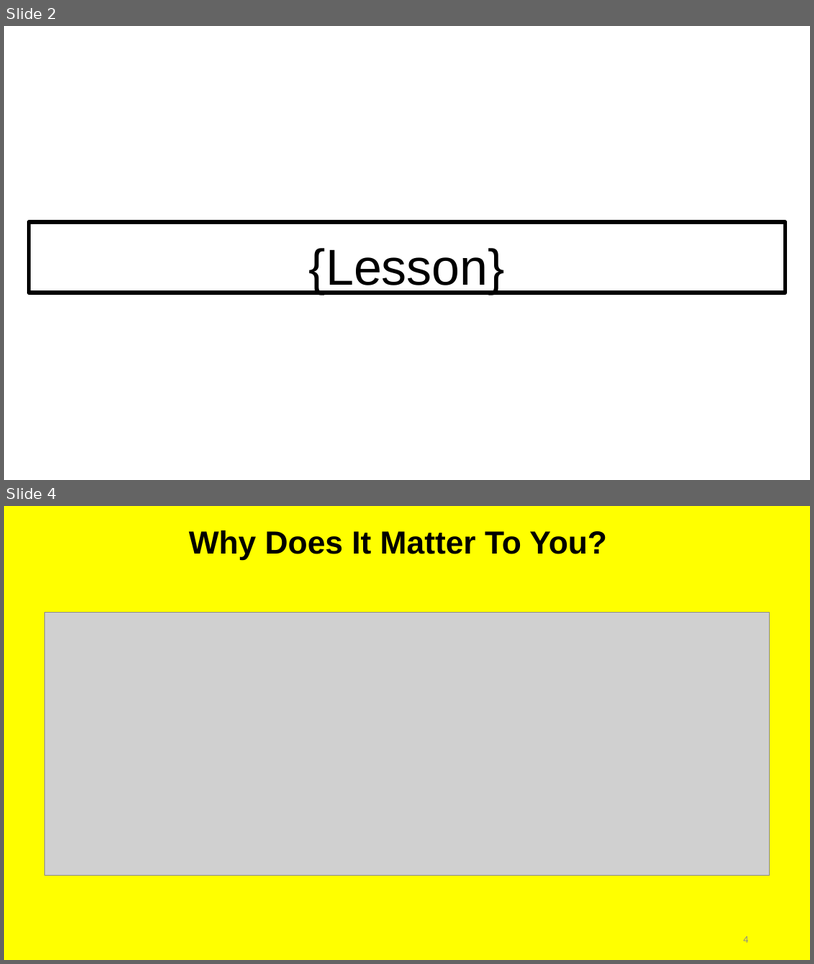
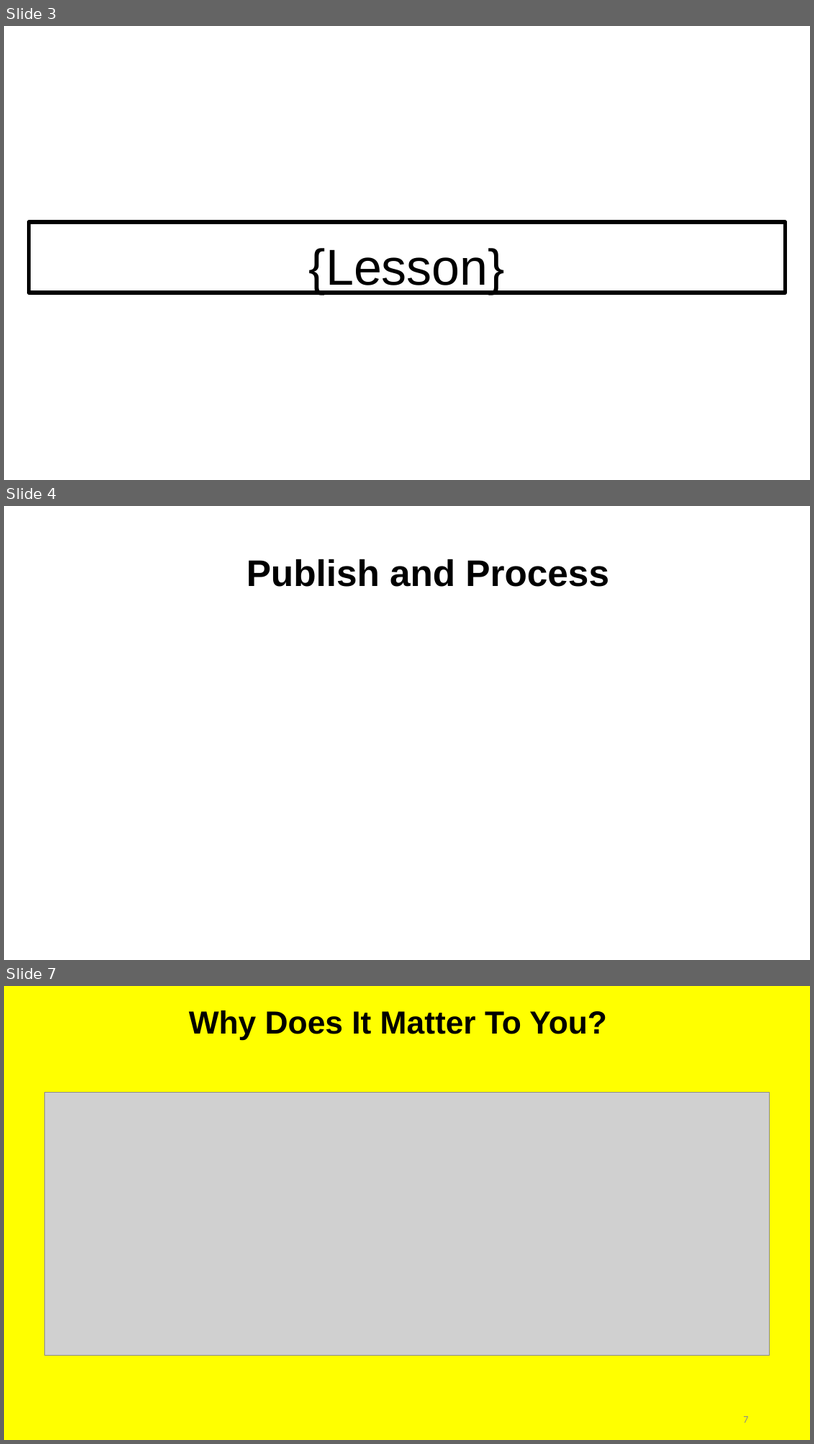
Before and after one commit to irregularchat/Counter_Malign_Information_Training, a slide deck: Counter_Malign_Information/4-Implement-For_Instructors/Lesson_Plans/Lesson_05-Identify_Misinformation/Audio_Visual-Identify_Misinformation/Lesson_Slide-LESSON_NAME.pptx. Shown one above the other, each under a label of ours: slides 2 and 4 before the commit, slides 3, 4 and 7 after it; the slides between them are not shown. The pictures are 814x964 and 814x1444 pixels, drawn with LibreOffice and Linux fonts; fonts in the diff are those of the drawing; grey boxes stand for pictures. Boxes give left, top, right and bottom in pixels: in the first picture for what was removed or moved away, otherwise in the second. Text is boxed around its words. In the diff, an @@ line names an element or a change of style, - is before the commit and + after.

```diff
--- a/Counter_Malign_Information/4-Implement-For_Instructors/Lesson_Plans/Lesson_05-Identify_Misinformation/Audio_Visual-Identify_Misinformation/Lesson_Slide-LESSON_NAME.pptx
+++ b/Counter_Malign_Information/4-Implement-For_Instructors/Lesson_Plans/Lesson_05-Identify_Misinformation/Audio_Visual-Identify_Misinformation/Lesson_Slide-LESSON_NAME.pptx
@@ slide 4 added at (x1=4, y1=506, x2=810, y2=960), background #FFFFFF @@
@@ title added at (x1=247, y1=559, x2=610, y2=587), 44 pt, text #000000, bold @@
+Publish and Process
@@ what was slide 2 is now slide 3 @@
@@ what was slide 4 is now slide 7 @@
@@ page number at (x1=743, y1=1416, x2=748, y2=1422): text changed @@
-4
+7
```
Also in this commit, not shown: 3 other slides added, 1 slide removed, 9 other files.
